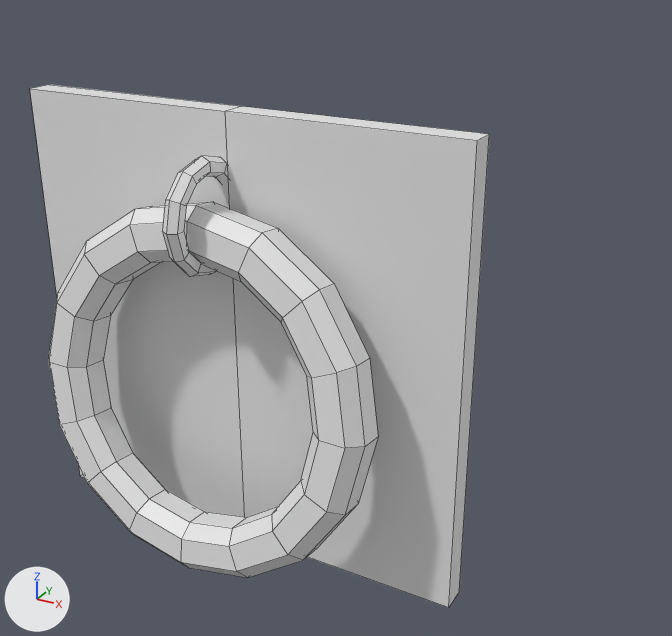
Before and after pictures for a commit that changed the FBX model Assets/Project/Art/Environment/Kit Volière/PrisonWall/SM_Ring.fbx.
Both versions are drawn from a camera (50 mm lens) standing at (0.32, -18.32, 69.0) and looking at (-1.16, -15.62, 67.66). Arrows for +X, +Y and +Z are at lower left; the lights stay in place. Mesh edges are drawn as thin lines. Where no turn or scale is listed for an object, it has been applied to the vertices.

The older version as bpy lines, for what is in view:
```python
me_sm_ring = bpy.data.meshes.new('SM_Ring')
me_sm_ring.from_pydata(...)  # 212 vertices, 208 faces; spans x -0.717..0.717, y -0.382..0.007, z -1.38..0.0
ob_sm_ring = bpy.data.objects.new('SM_Ring', me_sm_ring)
ob_sm_ring.location = (-1.151, -16.177, 68.508)
```
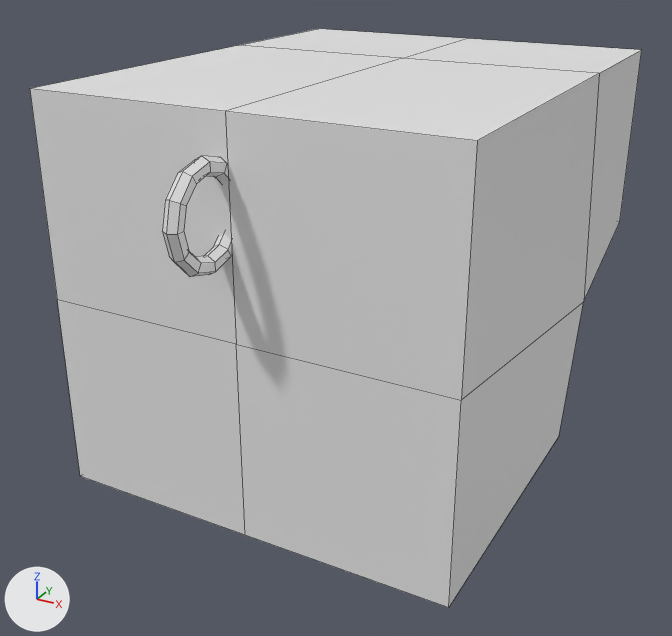
Location of each change, (x1, y1, x2, y2) in pixels of the pictures (672 x 636 px):
'SM_Ring', reshaped (33% wider, 11% taller): before (30, 85, 489, 608); after (30, 29, 642, 608)
part 1 of me_sm_ring, deleted: before (48, 202, 378, 578)
part 2 of me_sm_ring, built on: before (30, 85, 489, 603); after (30, 29, 642, 603)

The change in detail:
me_sm_ring is used by ob_sm_ring; location (-1.151, -16.177, 68.508).
me_sm_ring had 212 vertices, 208 faces and spanned x -0.717..0.717, y -0.382..0.007, z -1.38..0.0.
me_sm_ring now has 96 vertices, 94 faces and spans x -0.717..0.717, y -0.334..1.676, z -1.38..0.0.
me_sm_ring part 1: the loose piece of 128 vertices spanning x -0.579..0.532, y -0.382..-0.091, z -1.343..-0.233 is deleted.
Part 2, on me_sm_ring:
6 vertices are removed from x -0.717..0.717, y -0.001..0.001, z -1.38..0.0.
8 faces are deleted.
13 vertices are added at x -0.717..0.717, y -0.081..1.676, z -1.38..0.0.
5 new vertices lie (0.717, -0.001, 0.0) away from vertices in x -0.717..0.0, y 1.033..1.676, z -1.38..0.0.
22 new faces join them.
